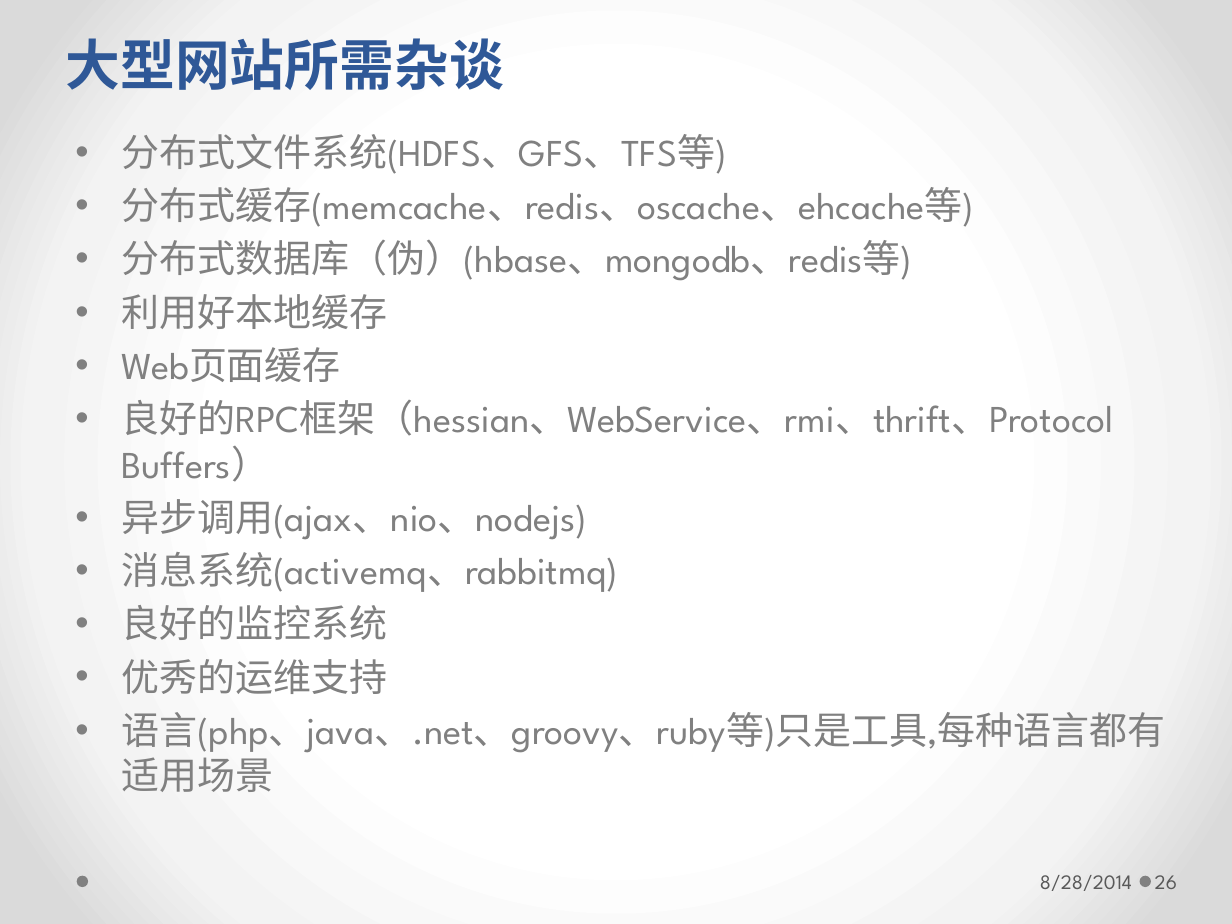
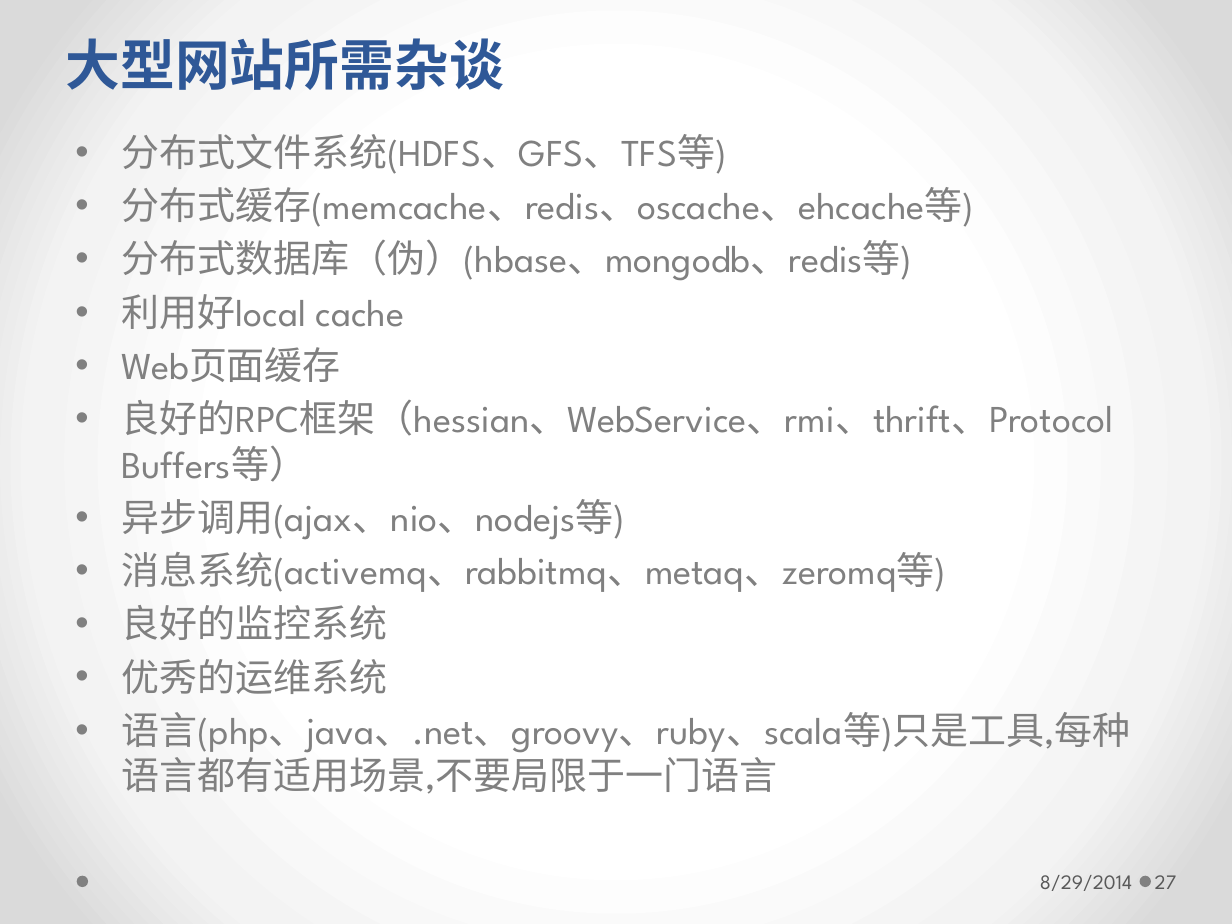
Before and after one commit to longhaisheng/dbroute, a slide deck: slide 27 of dbroute.pptx (slide 26 before the commit). Drawn at 1232x924 pixels with LibreOffice and Linux fonts; fonts in the diff are those of the drawing. Boxes give left, top, right and bottom in pixels: in the first picture for what was removed or moved away, otherwise in the second. Text is boxed around its words. In the diff, an @@ line names an element or a change of style, - is before the commit and + after.

```diff
--- a/dbroute.pptx
+++ b/dbroute.pptx
@@ text at (122, 294, 405, 329): text changed @@
-• 利用好本地缓存
+• 利用好local cache
@@ text at (122, 400, 1114, 592): text changed @@
-• 良好的RPC框架（hessian、WebService、rmi、thrift、Protocol Buffers）
-• 异步调用(ajax、nio、nodejs)
-• 消息系统(activemq、rabbitmq)
+• 良好的RPC框架（hessian、WebService、rmi、thrift、Protocol Buffers等）
+• 异步调用(ajax、nio、nodejs等)
+• 消息系统(activemq、rabbitmq、metaq、zeromq等)
@@ text at (122, 659, 1131, 794): text changed @@
-• 优秀的运维支持
-• 语言(php、java、.net、groovy、ruby等)只是工具,每种语言都有适用场景
+• 优秀的运维系统
+• 语言(php、java、.net、groovy、ruby、scala等)只是工具,每种语言都有适用场景,不要局限于一门语言
@@ text at (1040, 875, 1132, 891): text changed @@
-8/28/2014
+8/29/2014
@@ page number at (1155, 875, 1177, 889): text changed @@
-26
+27
```
Also in this commit, not shown: 27 other slides changed, 1 slide added.
